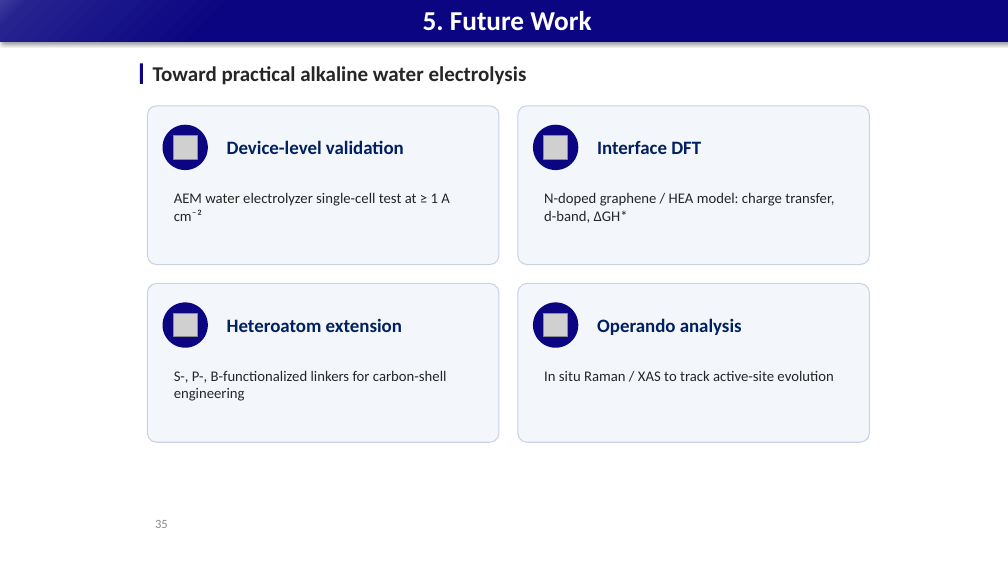
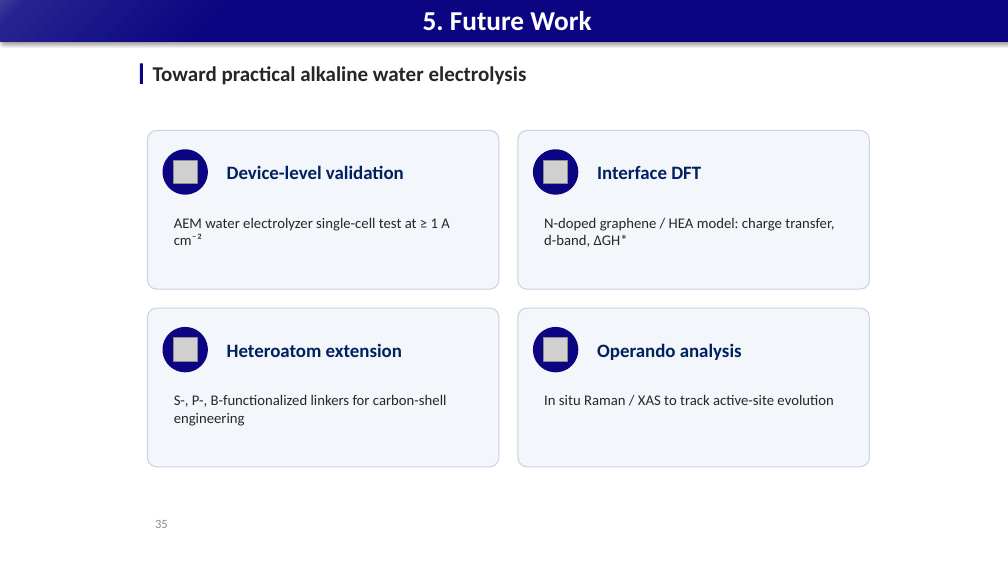
Before and after one commit to limsj0204/letter, a slide deck: slide 35 of 학위논문_디펜스_발표자료.pptx. Drawn at 1008x567 pixels with LibreOffice and Linux fonts; fonts in the diff are those of the drawing; grey boxes stand for pictures. Boxes give left, top, right and bottom in pixels: in the first picture for what was removed or moved away, otherwise in the second. Text is boxed around its words. In the diff, an @@ line names an element or a change of style, - is before the commit and + after.

```diff
--- a/학위논문_디펜스_발표자료.pptx
+++ b/학위논문_디펜스_발표자료.pptx
@@ 8 texts, 4 pictures, 4 rounded rectangles, 4 ellipses: place and size @@
-8 texts, 4 pictures, 4 rounded rectangles, 4 ellipses at box(147, 106, 870, 442)
+8 texts, 4 pictures, 4 rounded rectangles, 4 ellipses at box(147, 131, 870, 467)
```
Also in this commit, not shown: 31 other slides changed.
